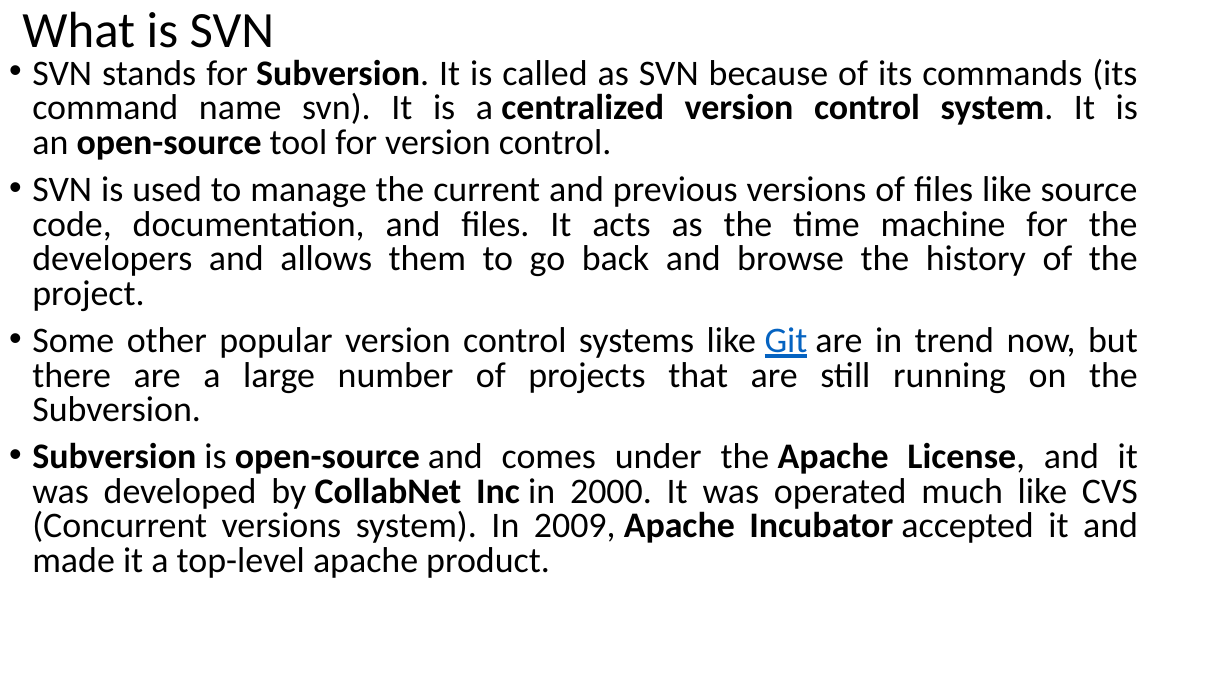
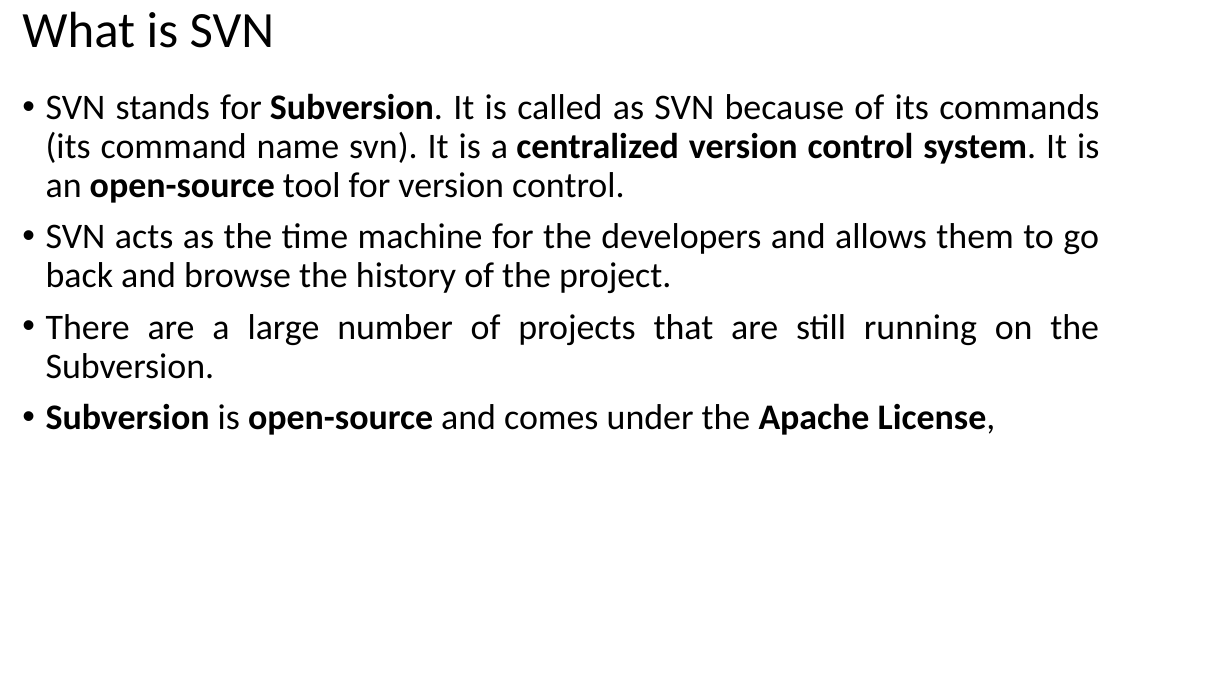
Before and after one commit to mhgulen/Dosyalar, a slide deck: slide 19 of Version Control Protocols.pptx (slide 21 before the commit). Drawn at 1232x693 pixels with LibreOffice and Linux fonts; fonts in the diff are those of the drawing. Boxes give left, top, right and bottom in pixels: in the first picture for what was removed or moved away, otherwise in the second. Text is boxed around its words. In the diff, an @@ line names an element or a change of style, - is before the commit and + after.

```diff
--- a/Version Control Protocols.pptx
+++ b/Version Control Protocols.pptx
@@ text "SVN stands for Subversion. It ...": place and size @@
-text "SVN stands for Subversion. It ..." at [32, 59, 1138, 578]
+text "SVN stands for Subversion. It ..." at [46, 93, 1099, 435]
@@ text at [46, 93, 1099, 203]: line spacing 0.8 to 0.9 @@
@@ text at [46, 223, 1099, 435]: text changed @@
-• SVN is used to manage the current and previous versions of files like source code, documentation, and files. It acts as the time machine for the developers and allows them to go back and browse the history of the project.
-• Some other popular version control systems like Git are in trend now, but there are a large number of projects that are still running on the Subversion.
-• Subversion is open-source and comes under the Apache License, and it was developed by CollabNet Inc in 2000. It was operated much like CVS (Concurrent versions system). In 2009, Apache Incubator accepted it and made it a top-level apache product.
+• SVN acts as the time machine for the developers and allows them to go back and browse the history of the project.
+• There are a large number of projects that are still running on the Subversion.
+• Subversion is open-source and comes under the Apache License,
```
Also in this commit, not shown: 13 other slides changed, 2 slides removed.
